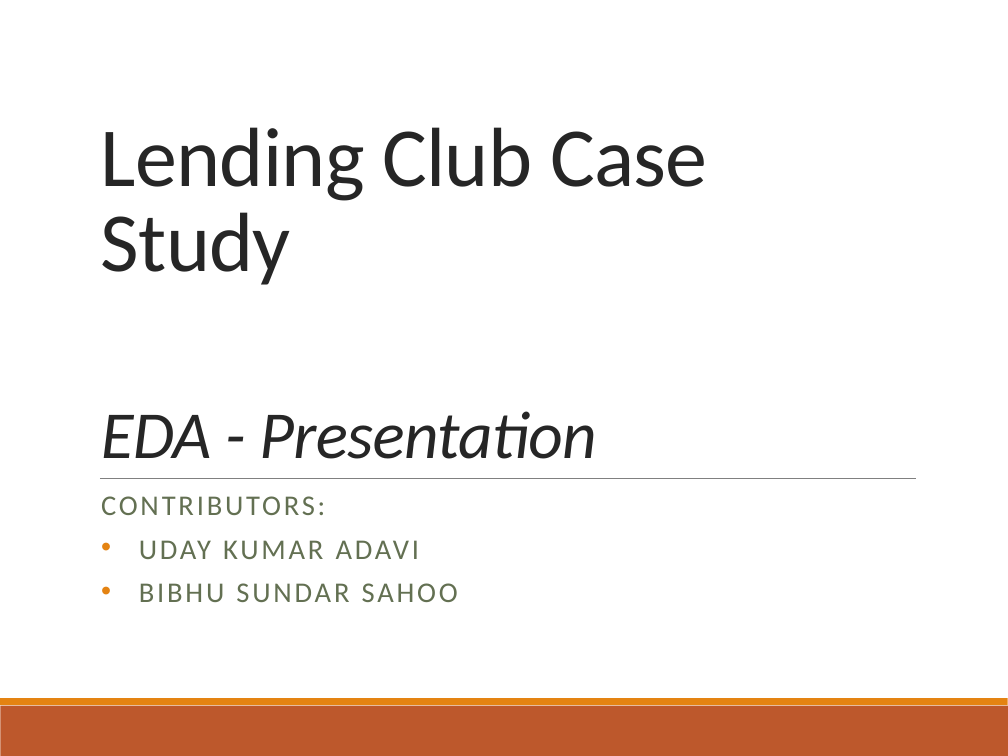
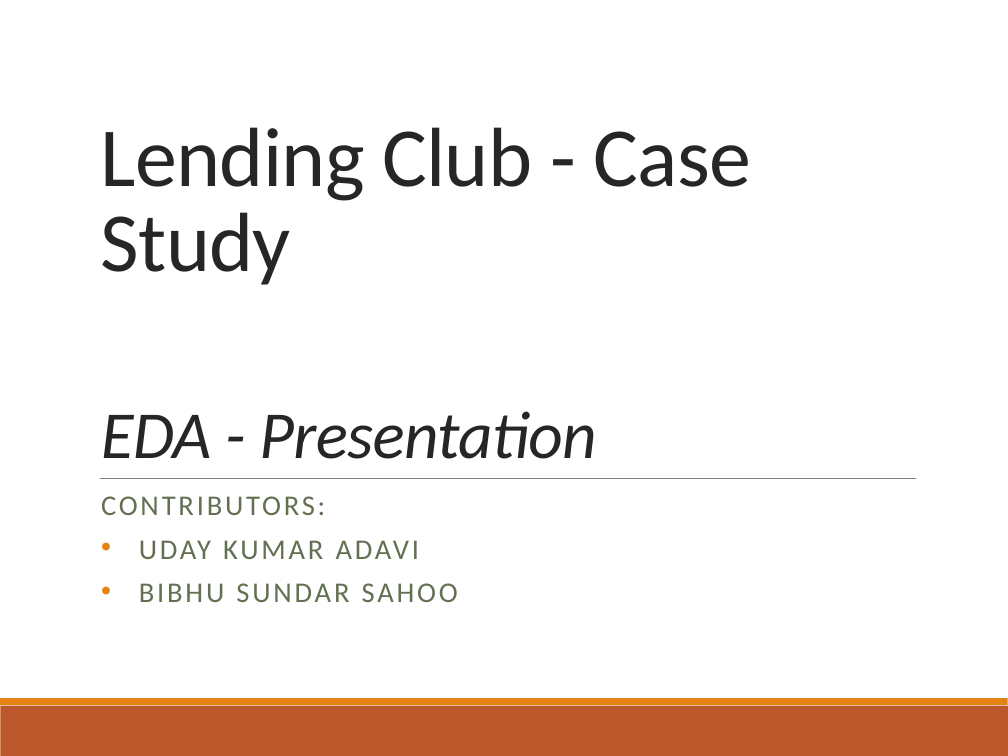
Before and after one commit to udaykadavi/LendingClubCaseStudy, a slide deck: slide 1 of Lending Club Case Study.pptx. Drawn at 1008x756 pixels with LibreOffice and Linux fonts; fonts in the diff are those of the drawing. Boxes give left, top, right and bottom in pixels: in the first picture for what was removed or moved away, otherwise in the second. Text is boxed around its words. In the diff, an @@ line names an element or a change of style, - is before the commit and + after.

```diff
--- a/Lending Club Case Study.pptx
+++ b/Lending Club Case Study.pptx
@@ title at (101,127,751,459): text changed @@
-Lending Club Case Study
-EDA - Presentation
+Lending Club - Case Study
+EDA - Presentation
```
Also in this commit, not shown: 3 other slides changed, 3 slides added, 1 slide removed, 2 other files.
